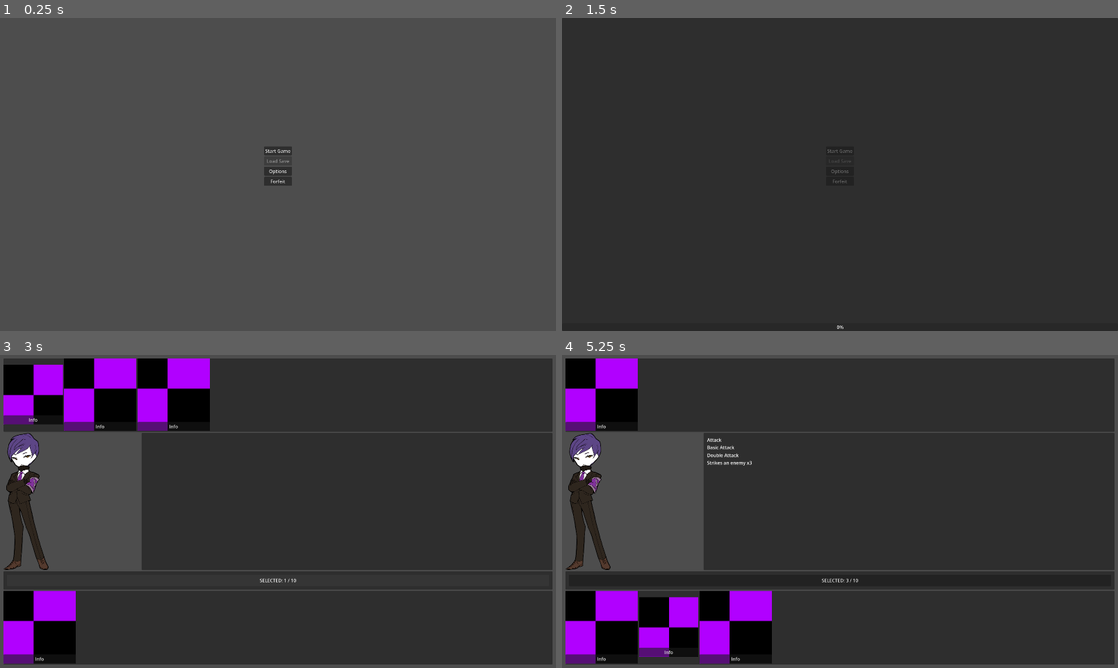
Above: before the commit, frames 1-4 (two rows, left to right).
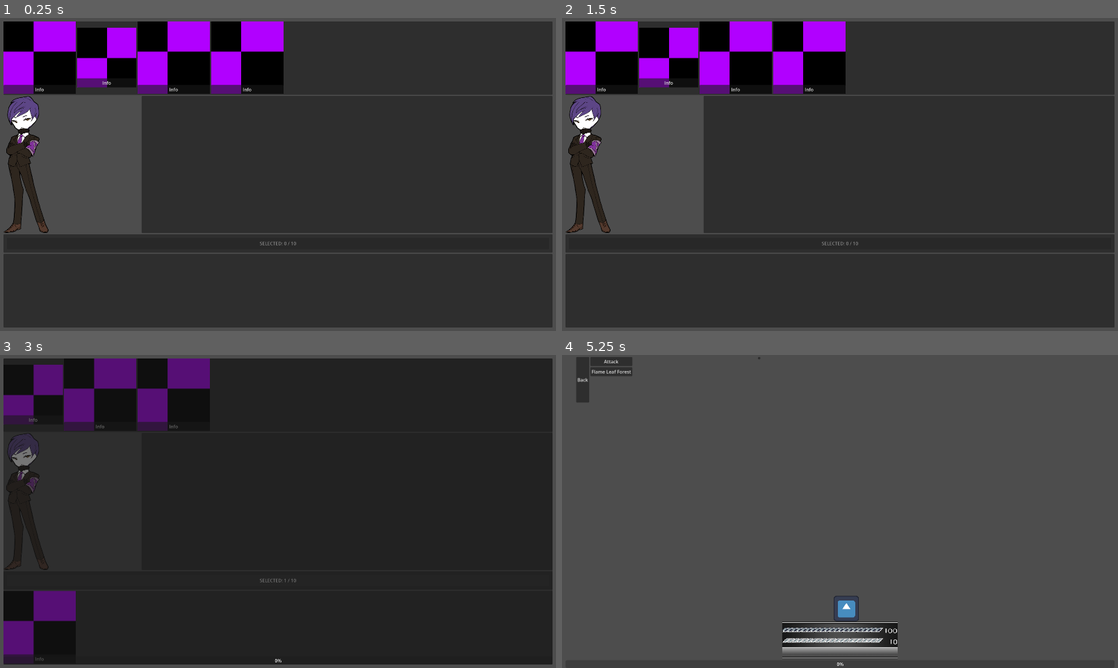
Above: after the commit, the same moments.

Repository: CorvidNemesis/tessearctGame
Game: Godot game, scene res://scenes/character_selector.tscn
Two runs of this game, one before a commit and one after it. Both use one fixed random seed, a clock stepped at 60 frames per second and the inputs below. Before the commit the project starts from res://scenes/main_menu.tscn. The engine's default icon, where the game draws it, is replaced by a stand-in: a white triangle on a blue panel in a dark square.
Inputs (mouse positions are in pixels of both pictures, inside the frame that each line leads up to):
- Up to frame 1 (0.25 s): no input
- Up to frame 2 (1.5 s): click (840, 149) at 0.5 s, where only the run before the commit has a clickable "Start Game"; click (840, 149) at 1.25 s, where only the run before the commit has a clickable "Start Game"
- Up to frame 3 (3 s): click (38, 395) at 2.02 s; click "SELECTED: 1 / 10" at 2.75 s
- Up to frame 4 (5.25 s): click (595, 395) at 3.52 s; click (600, 426) at 4.25 s, where only the run before the commit has a clickable "Info"; click (600, 364) at 5 s, where only the run after the commit has a clickable "Technique"

The runs differ from the first frame. In frame 1, 86% of the frame differs, in the area x 0-100%, y 1-99%; in frame 2, 25%; in frame 3, 16%; in frame 4, 84%.

Commit message:
Temp Battle

Diff:
--- a/project.godot
+++ b/project.godot
@@ -11,7 +11,7 @@
 [application]
 
 config/name="ProjectOCDunegon"
-run/main_scene="uid://j7pewt1b33de"
+run/main_scene="uid://dtoob1wc4vg8j"
 config/features=PackedStringArray("4.6", "Forward Plus")
 config/icon="res://icon.svg"
 
--- a/resources/Skills/skillAttack.tres
+++ b/resources/Skills/skillAttack.tres
@@ -1,10 +1,13 @@
-[gd_resource type="Resource" script_class="BattleSkill" format=3 uid="uid://ddbmiqow4quj7"]
+[gd_resource type="Resource" script_class="OffensiveSkill" format=3 uid="uid://ddbmiqow4quj7"]
 
-[ext_resource type="Script" uid="uid://di06tuhcu0b1s" path="res://scripts/resources/skill_general.gd" id="1_wij6v"]
+[ext_resource type="Script" uid="uid://ctg7tbfx62b7s" path="res://scripts/resources/skill_offense.gd" id="1_wij6v"]
 
 [resource]
 script = ExtResource("1_wij6v")
+stat_power = "Strength"
+element = "Adeneil"
+property = "Pierce"
+can_deal_critical = true
 name = "Attack"
-stat_power = "str"
 description = "Basic Attack"
 metadata/_custom_type_script = "uid://di06tuhcu0b1s"
--- a/resources/Skills/skillDoubleAttack.tres
+++ b/resources/Skills/skillDoubleAttack.tres
@@ -1,13 +1,16 @@
-[gd_resource type="Resource" script_class="BattleSkill" format=3 uid="uid://b1shd7xcb5tfe"]
+[gd_resource type="Resource" script_class="OffensiveSkill" format=3 uid="uid://b1shd7xcb5tfe"]
 
-[ext_resource type="Script" uid="uid://di06tuhcu0b1s" path="res://scripts/resources/skill_general.gd" id="1_s5tf4"]
+[ext_resource type="Script" uid="uid://ctg7tbfx62b7s" path="res://scripts/resources/skill_offense.gd" id="1_gwypd"]
 
 [resource]
-script = ExtResource("1_s5tf4")
+script = ExtResource("1_gwypd")
+stat_power = "Strength"
+element = "Cytoz"
+property = "Pierce"
+hit_count = 2
+can_deal_critical = true
 name = "Double Attack"
-stat_power = 3
 target = 3
 base_power = 12
-description = "Strikes an enemy x3"
-hit_count = 3
+description = "Strikes an enemy x2"
 metadata/_custom_type_script = "uid://di06tuhcu0b1s"
--- a/scenes/characterScenes/Scene_Battle_Char_Comet.tscn
+++ b/scenes/characterScenes/Scene_Battle_Char_Comet.tscn
@@ -1,6 +1,6 @@
 [gd_scene format=3 uid="uid://iesc88o6cy5h"]
 
-[ext_resource type="Script" uid="uid://2b8p4teg3c4r" path="res://scripts/character/class_ace.gd" id="1_6hvml"]
+[ext_resource type="Script" uid="uid://2b8p4teg3c4r" path="res://scripts/character/class_hero.gd" id="1_6hvml"]
 [ext_resource type="Resource" uid="uid://5oeg37u20au3" path="res://resources/characterStats/CometStats.tres" id="2_fx4vt"]
 [ext_resource type="Texture2D" uid="uid://dla3hfeygcy38" path="res://assets/battleSprites/playerSheets/placeHolder.png" id="3_6d2uo"]
 [ext_resource type="AnimationLibrary" uid="uid://dm0lteluynqdo" path="res://animations/battle_animations.res" id="5_7n5t1"]
--- a/scenes/characterScenes/Scene_Battle_Char_Fenik.tscn
+++ b/scenes/characterScenes/Scene_Battle_Char_Fenik.tscn
@@ -1,6 +1,6 @@
 [gd_scene format=3 uid="uid://collocs7cveyg"]
 
-[ext_resource type="Script" uid="uid://2b8p4teg3c4r" path="res://scripts/character/class_ace.gd" id="1_3b32d"]
+[ext_resource type="Script" uid="uid://2b8p4teg3c4r" path="res://scripts/character/class_hero.gd" id="1_3b32d"]
 [ext_resource type="Resource" uid="uid://b2fvr20r1l7sa" path="res://resources/characterStats/FenikStats.tres" id="2_smv6d"]
 [ext_resource type="Texture2D" uid="uid://dla3hfeygcy38" path="res://assets/battleSprites/playerSheets/placeHolder.png" id="3_smv6d"]
 [ext_resource type="FontFile" uid="uid://blraut16i4716" path="res://assets/fonts/BebasKai.ttf" id="4_smv6d"]
--- a/scenes/characterScenes/Scene_Battle_Char_Flora.tscn
+++ b/scenes/characterScenes/Scene_Battle_Char_Flora.tscn
@@ -1,6 +1,6 @@
 [gd_scene format=3 uid="uid://siw8j3ckeqt8"]
 
-[ext_resource type="Script" uid="uid://2b8p4teg3c4r" path="res://scripts/character/class_ace.gd" id="1_thxpp"]
+[ext_resource type="Script" uid="uid://2b8p4teg3c4r" path="res://scripts/character/class_hero.gd" id="1_thxpp"]
 [ext_resource type="Resource" uid="uid://dh6ln5847we0h" path="res://resources/characterStats/FloraStats.tres" id="2_4achh"]
 [ext_resource type="Texture2D" uid="uid://dla3hfeygcy38" path="res://assets/battleSprites/playerSheets/placeHolder.png" id="3_thxpp"]
 [ext_resource type="FontFile" uid="uid://blraut16i4716" path="res://assets/fonts/BebasKai.ttf" id="5_av4cn"]
--- a/scenes/characterScenes/Scene_Battle_Char_Virus.tscn
+++ b/scenes/characterScenes/Scene_Battle_Char_Virus.tscn
@@ -1,6 +1,6 @@
 [gd_scene format=3 uid="uid://dxv6no84gppfp"]
 
-[ext_resource type="Script" uid="uid://2b8p4teg3c4r" path="res://scripts/character/class_ace.gd" id="1_meyuy"]
+[ext_resource type="Script" uid="uid://2b8p4teg3c4r" path="res://scripts/character/class_hero.gd" id="1_meyuy"]
 [ext_resource type="Resource" uid="uid://g85ajs5o3h24" path="res://resources/characterStats/VirusStats.tres" id="2_v0xgw"]
 [ext_resource type="Texture2D" uid="uid://dla3hfeygcy38" path="res://assets/battleSprites/playerSheets/placeHolder.png" id="3_v0xgw"]
 [ext_resource type="FontFile" uid="uid://blraut16i4716" path="res://assets/fonts/BebasKai.ttf" id="4_v0xgw"]
--- a/scenes/character_selector.tscn
+++ b/scenes/character_selector.tscn
@@ -108,3 +108,5 @@
 layout_mode = 0
 offset_right = 40.0
 offset_bottom = 40.0
+
+[connection signal="pressed" from="VBoxContainer/Character Number/MarginContainer/Button" to="." method="_on_button_pressed"]
--- a/scripts/battle/GUI/Command Window/actions_and_label.gd
+++ b/scripts/battle/GUI/Command Window/actions_and_label.gd
@@ -18,7 +18,7 @@
 	gl_battle.assign_skill.connect(setup_enemies)
 	gl_battle.targeting.connect(move_back)
 
-func _setup_ui(hero:BattleAce)->void:
+func _setup_ui(hero:BattleHero)->void:
 	_create_skills(hero._get_battle_data().skillSet)
 	description.hide()
 	self.show()
@@ -83,11 +83,10 @@
 	clean_enemy_holder()
 	var index =0;
 	for enemy in gl_battle.partaking_enemies:
-		var selected_enemy = enemy[gl_battle.AQ_SCENE_INDEX]
-		if selected_enemy._is_alive():
+		if enemy._is_alive():
 			var enemy_instance = enemy_button.instantiate()
 			enemy_holder.add_child(enemy_instance);
-			enemy_instance._create_enemy(selected_enemy,index);
+			enemy_instance._create_enemy(enemy,index);
 			index+=1;
 	description.hide();
 	skill_holder.hide();
--- a/scripts/battle/GUI/Command Window/battle_gui.gd
+++ b/scripts/battle/GUI/Command Window/battle_gui.gd
@@ -21,10 +21,10 @@
 	for battler in gl_battle.partaking_heroes:
 		var box_instance = hud.instantiate();
 		hud_holder.add_child(box_instance)
-		box_instance.held_ace = battler[gl_battle.AQ_SCENE_INDEX];
+		box_instance.held_ace = battler;
 		box_instance._update_ui();
 
-func _personalize_ui(hero:BattleAce)->void:
+func _personalize_ui(hero:BattleHero)->void:
 	battle_commands._setup_ui(hero)
 
 func _display_skill(text:String)->void:
--- a/scripts/battle/GUI/gui_battle_hud.gd
+++ b/scripts/battle/GUI/gui_battle_hud.gd
@@ -5,12 +5,12 @@
 @export var health_bar:TextureProgressBar;
 @export var magnet_bar:TextureProgressBar;
 
-var held_ace: BattleAce;
+var held_ace: BattleHero;
 
 func _ready() -> void:
 	pass
 
-func _assign_battler(creature: BattleAce)->void:
+func _assign_battler(creature: BattleHero)->void:
 	held_ace = creature;
 
 func _update_ui():
--- a/scripts/battle/managers/State Machine/phase_0_init.gd
+++ b/scripts/battle/managers/State Machine/phase_0_init.gd
@@ -8,8 +8,7 @@
 	print("///////// DEBUG: PHASE 0 /////////")
 	battle_manager = _set_battle_manager();
 	for entity in battle_manager.all_participants:
-		var entity_scene = entity[gl_battle.AQ_SCENE_INDEX]
-		entity_scene._ready_for_battle();
+		entity._ready_for_battle();
 	update_state()
 
 func update_state()->void:
--- a/scripts/battle/managers/State Machine/phase_4_action_select.gd
+++ b/scripts/battle/managers/State Machine/phase_4_action_select.gd
@@ -4,7 +4,7 @@
 @export var loop_state: State
 @export var move_state: State
 
-var active_hero: BattleAce;
+var active_hero: BattleHero;
 var ready_to_fight = false;
 var current_index = -1;
 
@@ -15,8 +15,7 @@
 
 func every_one_ready()->bool:
 	for hero in gl_battle.partaking_heroes:
-		var scene:BattleAce = hero[gl_battle.AQ_SCENE_INDEX]
-		if scene.selected_skill == false:
+		if hero.selected_skill == false:
 			ready_to_fight = false;
 			return false
 	ready_to_fight = true;
--- a/scripts/battle/managers/State Machine/phase_6_brawl.gd
+++ b/scripts/battle/managers/State Machine/phase_6_brawl.gd
@@ -15,11 +15,10 @@
 
 func brawling()->void:
 	for entity in battle_manager.all_participants:
-		var acting:BattleEntity = entity[gl_battle.AQ_SCENE_INDEX];
-		if acting is BattleAce:
-			var targetting = calculate_targets(acting.skill_chosen);
-			var source_stat = acting.battle_data.stat_dict[acting.skill_chosen._skill_stat_key()][1];
-			calculate_damage(acting.skill_chosen,source_stat,targetting);
+		if entity is BattleHero:
+			var targetting = calculate_targets(entity.skill_chosen);
+			var source_stat = entity.battle_data.stat_dict[entity.skill_chosen._skill_stat_key()];
+			calculate_damage(entity.skill_chosen,source_stat,targetting);
 			print()
 
 func calculate_targets(skill:BattleSkill)->Array:
@@ -30,11 +29,11 @@
 	var targetting_index = skill.main_target;
 	var start = targetting_index;
 	var neighbors = []
-	full_blast.append(gl_battle.partaking_enemies[start][gl_battle.AQ_SCENE_INDEX])
+	full_blast.append(gl_battle.partaking_enemies[start])
 	print(skill.target)
 	if skill.target != 0 or skill.target != 4:
 		while start >= 0:
-			neighbors.append(gl_battle.partaking_enemies[start][gl_battle.AQ_SCENE_INDEX])
+			neighbors.append(gl_battle.partaking_enemies[start])
 			start -=1;
 		halfed.append(neighbors[1])
 		if neighbors.size() >2 :
@@ -42,7 +41,7 @@
 		neighbors.clear()
 		start = targetting_index
 		while start < gl_battle.partaking_enemies.size():
-			neighbors.append(gl_battle.partaking_enemies[start][gl_battle.AQ_SCENE_INDEX])
+			neighbors.append(gl_battle.partaking_enemies[start])
 			start +=1;
 		halfed.append(neighbors[1])
 		if neighbors.size() >2 :
--- a/scripts/battle/managers/State Machine/phase_7_turn_end.gd
+++ b/scripts/battle/managers/State Machine/phase_7_turn_end.gd
@@ -6,7 +6,7 @@
 func enter_state()->void:
 	battle_manager = _set_battle_manager();
 	for entity in battle_manager.all_participants:
-		var entity_scene:BattleEntity = entity[gl_battle.AQ_SCENE_INDEX]
+		var entity_scene:BattleEntity = entity
 		entity_scene.skill_chosen = null
 		entity_scene.selected_skill = false
 		if !entity_scene._is_alive():
--- a/scripts/battle/managers/manager_battle.gd
+++ b/scripts/battle/managers/manager_battle.gd
@@ -5,20 +5,18 @@
 
 var combat_level = 0;
 var combat_gauge_value = 0;
-var focused_hero: BattleAce;
+var focused_hero: BattleHero;
 var focused_skill: BattleSkill;
 
 var heroes: Array = [];
 var current_enemies: Array = [];
 var all_participants: Array = [];
 var action_queue: Array = [];
-
-
 var heroes_alive = true;
 
 func _ready() -> void:
 	heroes = gl_battle.partaking_heroes;
-	current_enemies = gl_battle.partaking_enemies.pop_front();
+	current_enemies = gl_battle.partaking_enemies;
 	all_participants.append_array(heroes)
 	all_participants.append_array(current_enemies)
 	gl_battle.assign_skill.connect(_set_active_skill)
@@ -28,10 +26,10 @@
 func _assign_speed()->void:
 	action_queue.clear();
 	for entity in all_participants:
-		if (entity[gl_battle.AQ_SCENE_INDEX]._is_alive() and entity[gl_battle.AQ_SCENE_INDEX]._is_capable_to_fight()):
-			entity[gl_battle.AQ_SPEED_INDEX] = entity[gl_battle.AQ_SCENE_INDEX]._get_speed();
+		if (entity._is_alive() and entity._is_capable_to_fight()):
+			entity[gl_battle.AQ_SPEED_INDEX] = entity._get_speed();
 			action_queue.append(entity);
-		elif (!entity[gl_battle.AQ_SCENE_INDEX]._is_alive()):
+		elif (!entity._is_alive()):
 			pass
 	action_queue.sort_custom(sort_ascending)
 
@@ -40,7 +38,7 @@
 		return true
 	return false
 
-func _set_active_hero(hero:BattleAce)->void:
+func _set_active_hero(hero:BattleHero)->void:
 	focused_hero = hero;
 
 func _set_active_skill(skill:BattleSkill)->void:
@@ -60,8 +58,8 @@
 func _return_combat_gauge_value()->int:
 	return combat_gauge_value;
 
-func _return_hero(index:int)->BattleAce:
-	return heroes[index][1]
+func _return_hero(index:int)->BattleHero:
+	return heroes[index]
 
-func _return_active_hero()->BattleAce:
+func _return_active_hero()->BattleHero:
 	return focused_hero;
--- a/scripts/character/class_ace.gd
+++ /dev/null
@@ -1,2 +0,0 @@
-class_name BattleAce
-extends BattleEntity
--- /dev/null
+++ b/scripts/character/class_hero.gd
@@ -0,0 +1,2 @@
+class_name BattleHero
+extends BattleEntity
--- a/scripts/character_button.gd
+++ b/scripts/character_button.gd
@@ -1,6 +1,6 @@
 extends TextureButton
 
-var held_battler:BattleAce;
+var held_battler:BattleHero;
 @onready var info_button:Button = $HBoxContainer/Info
 
 signal transfer_moveset()
--- a/scripts/character_selector.gd
+++ b/scripts/character_selector.gd
@@ -42,8 +42,7 @@
 
 func _prepare_all_enemies()->void:
 	for key in boss_compendium:
-		if !boss_compendium[key] == null:
-			boss_compendium[key]= boss_compendium[key].instantiate();
+		boss_compendium[key]= boss_compendium[key].instantiate();
 
 func _prepare_hero_buttons()->void:
 	for button in character_button_holder.get_children():
@@ -80,3 +79,10 @@
 		character_check.disabled = false;
 	else:
 		character_check.disabled = true;
+
+func _on_button_pressed() -> void:
+	for character_button in characters_for_battle.get_children():
+		gl_battle.partaking_heroes.append(character_button.held_battler)
+	for key in boss_compendium:
+		gl_battle.partaking_enemies.append(boss_compendium[key])
+	global_functions.go_to_scene("res://scenes/battle/battle_scene.tscn") # Replace with function body.
--- a/scripts/class_entity.gd
+++ b/scripts/class_entity.gd
@@ -4,6 +4,8 @@
 @export var battle_data: statsResource;
 @export var face: AnimatedSprite2D;
 @export var animation_effects: AnimationPlayer;
+
+
 
 var key_name:String;
 
Renamed: scripts/character/class_ace.gd.uid -> scripts/character/class_hero.gd.uid
